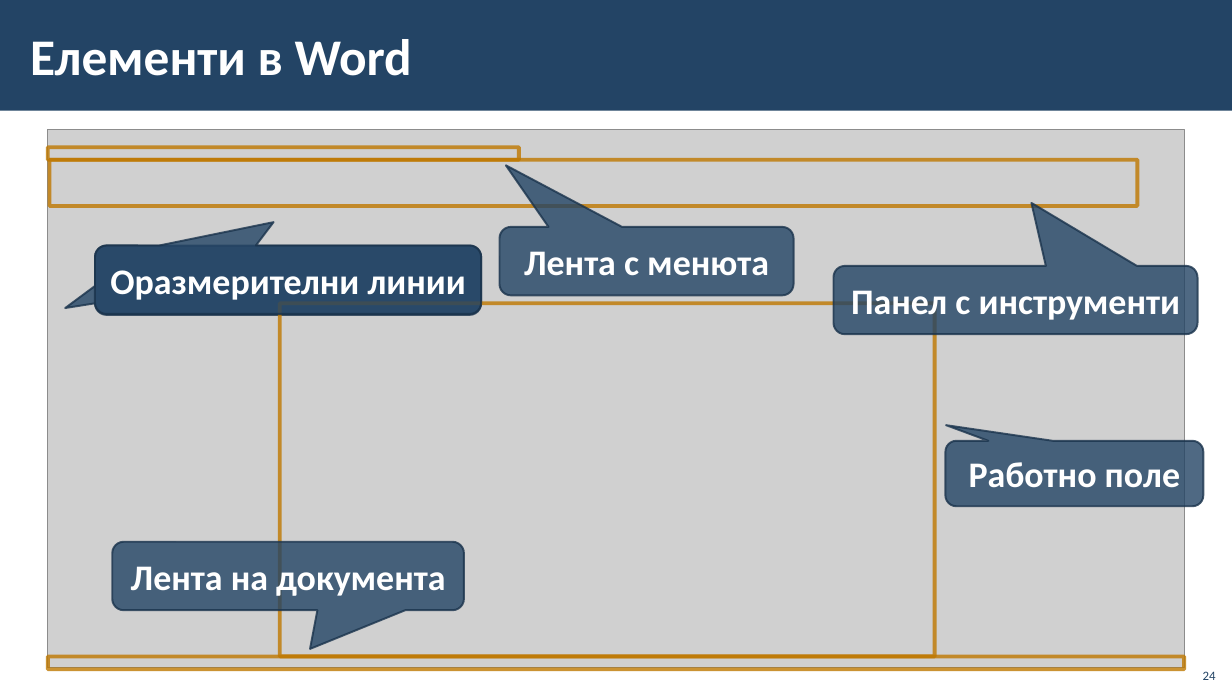
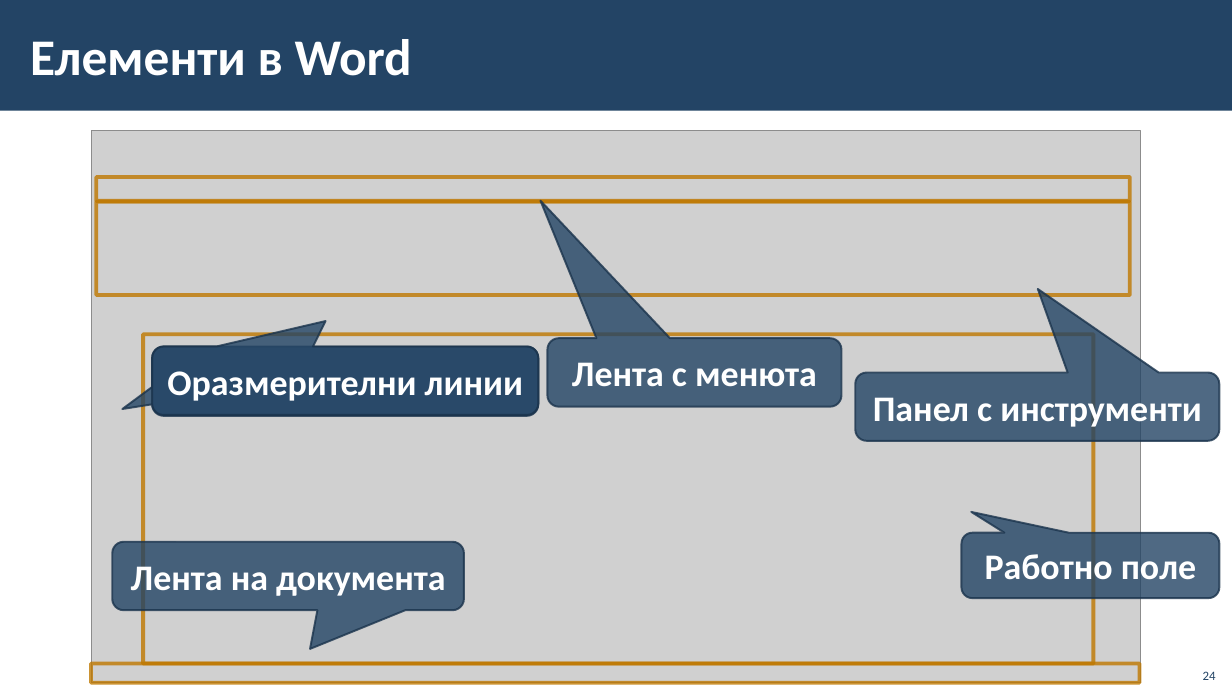
Before and after one commit to BG-IT-Edu/School-Programming, a slide deck: slide 24 of Courses/Computer-Modeling-and-IT/Computer-Modeling-and-IT-5-Class/22-Introduction-to-Text-Processing/22-Introduction-to-Text-Processing.pptx. Drawn at 1232x693 pixels with LibreOffice and Linux fonts; fonts in the diff are those of the drawing; grey boxes stand for pictures; background and template pictures are left out. Boxes give left, top, right and bottom in pixels: in the first picture for what was removed or moved away, otherwise in the second. Text is boxed around its words. In the diff, an @@ line names an element or a change of style, - is before the commit and + after.

```diff
--- a/Courses/Computer-Modeling-and-IT/Computer-Modeling-and-IT-5-Class/22-Introduction-to-Text-Processing/22-Introduction-to-Text-Processing.pptx
+++ b/Courses/Computer-Modeling-and-IT/Computer-Modeling-and-IT-5-Class/22-Introduction-to-Text-Processing/22-Introduction-to-Text-Processing.pptx
@@ picture: place and size @@
-picture at bbox=[48, 129, 1185, 668]
+picture at bbox=[91, 130, 1141, 683]
@@ rectangle: place and size @@
-rectangle at bbox=[48, 147, 519, 160]
+rectangle at bbox=[96, 177, 1130, 201]
@@ rectangle: place and size @@
-rectangle at bbox=[50, 160, 1138, 206]
+rectangle at bbox=[96, 201, 1130, 295]
@@ rectangle: place and size @@
-rectangle at bbox=[280, 303, 935, 656]
+rectangle at bbox=[143, 335, 1094, 664]
@@ rounded speech box "Оразмерителни линии": place and size @@
-rounded speech box "Оразмерителни линии" at bbox=[95, 246, 482, 314]
+rounded speech box "Оразмерителни линии" at bbox=[152, 347, 539, 415]
@@ rounded speech box: place and size @@
-rounded speech box at bbox=[95, 246, 482, 315]
+rounded speech box at bbox=[152, 347, 539, 416]
@@ proportions changed in 4 elements at bbox=[962, 533, 1220, 599], bbox=[856, 372, 1220, 441], bbox=[152, 347, 539, 415], bbox=[547, 338, 841, 407] @@
@@ rounded speech box "Лента с менюта": place and size @@
-rounded speech box "Лента с менюта" at bbox=[500, 227, 794, 296]
+rounded speech box "Лента с менюта" at bbox=[547, 338, 841, 407]
@@ rounded speech box "Панел с инструменти": place and size @@
-rounded speech box "Панел с инструменти" at bbox=[834, 266, 1198, 335]
+rounded speech box "Панел с инструменти" at bbox=[856, 372, 1220, 441]
@@ rounded speech box "Работно поле": place and size @@
-rounded speech box "Работно поле" at bbox=[945, 441, 1203, 506]
+rounded speech box "Работно поле" at bbox=[962, 533, 1220, 599]
@@ rectangle: place and size @@
-rectangle at bbox=[48, 656, 1185, 669]
+rectangle at bbox=[91, 664, 1141, 683]
```
Also in this commit, not shown: 11 other slides changed.
